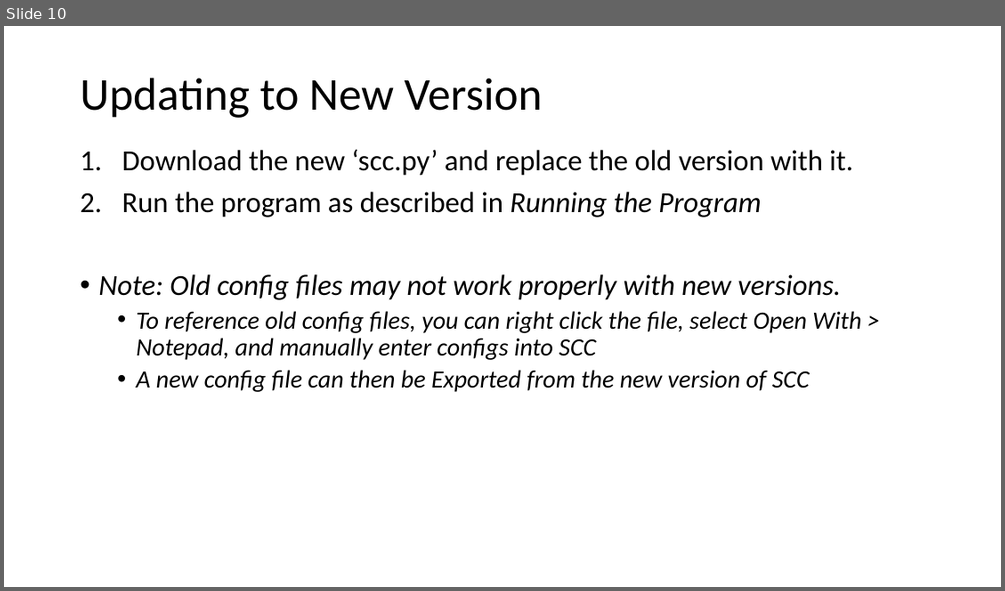
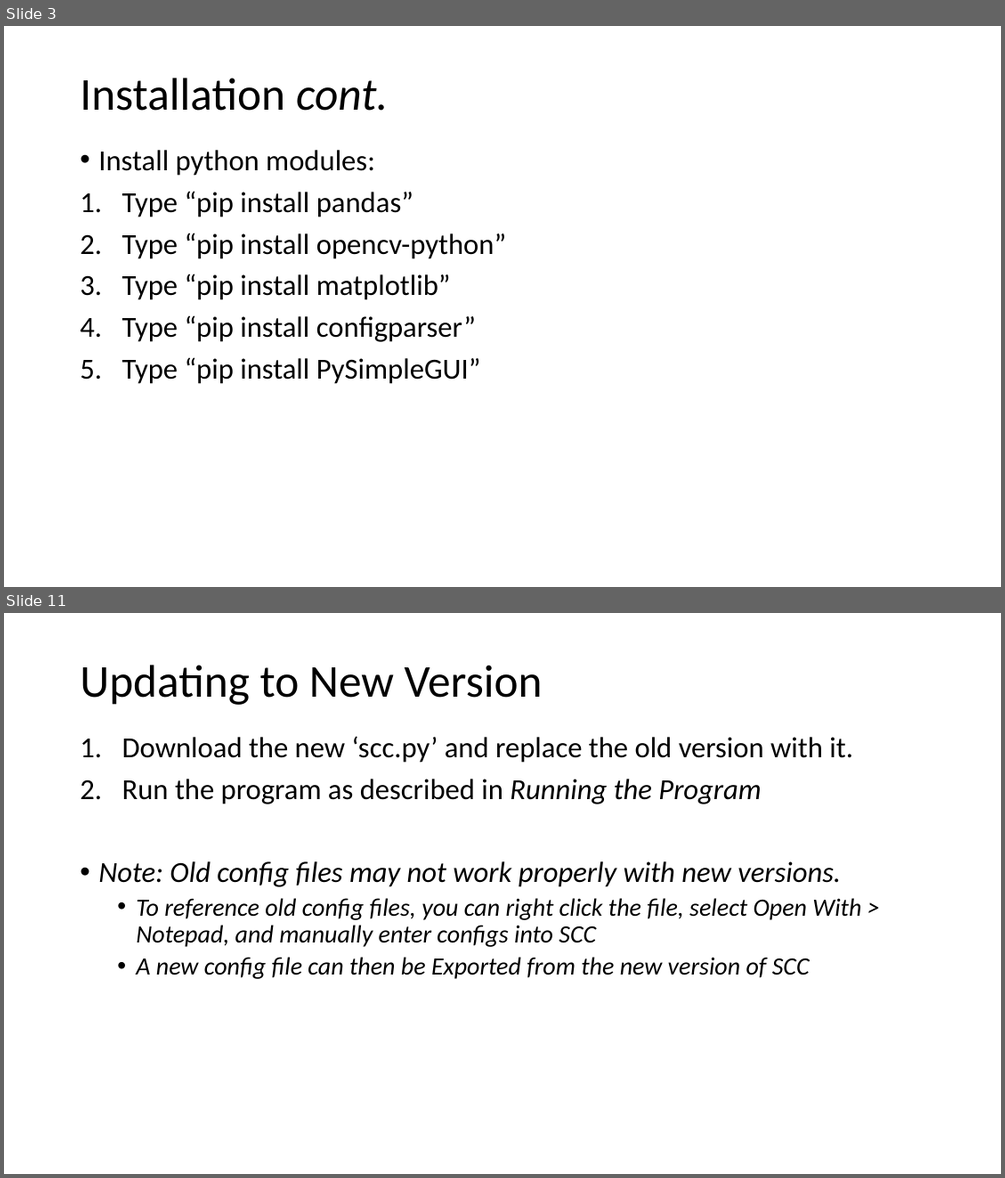
Before and after one commit to aneeshbal/SimpylCellCounter, a slide deck: Tutorials/scc2.0Protocols.pptx. Shown one above the other, each under a label of ours: slide 10 before the commit, slides 3 and 11 after it; the slides between them are not shown. The pictures are 1005x591 and 1005x1178 pixels, drawn with LibreOffice and Linux fonts; fonts in the diff are those of the drawing. Boxes give left, top, right and bottom in pixels: in the first picture for what was removed or moved away, otherwise in the second. Text is boxed around its words. In the diff, an @@ line names an element or a change of style, - is before the commit and + after.

```diff
--- a/Tutorials/scc2.0Protocols.pptx
+++ b/Tutorials/scc2.0Protocols.pptx
@@ slide 3 added at <box>4,26,1001,587</box>, background #FFFFFF @@
@@ title added at <box>80,78,388,111</box>, 44 pt, text #000000 @@
+Installation cont.
@@ text added at <box>98,150,506,384</box>, 28 pt, text #000000 @@
+• Install python modules:
+1. Type “pip install pandas”
+2. Type “pip install opencv-python”
+3. Type “pip install matplotlib”
+4. Type “pip install configparser”
+5. Type “pip install PySimpleGUI”
@@ what was slide 10 is now slide 11 @@
```
Also in this commit, not shown: 8 slides changed, 1 other slide added, 1 slide removed, 1 other file.
